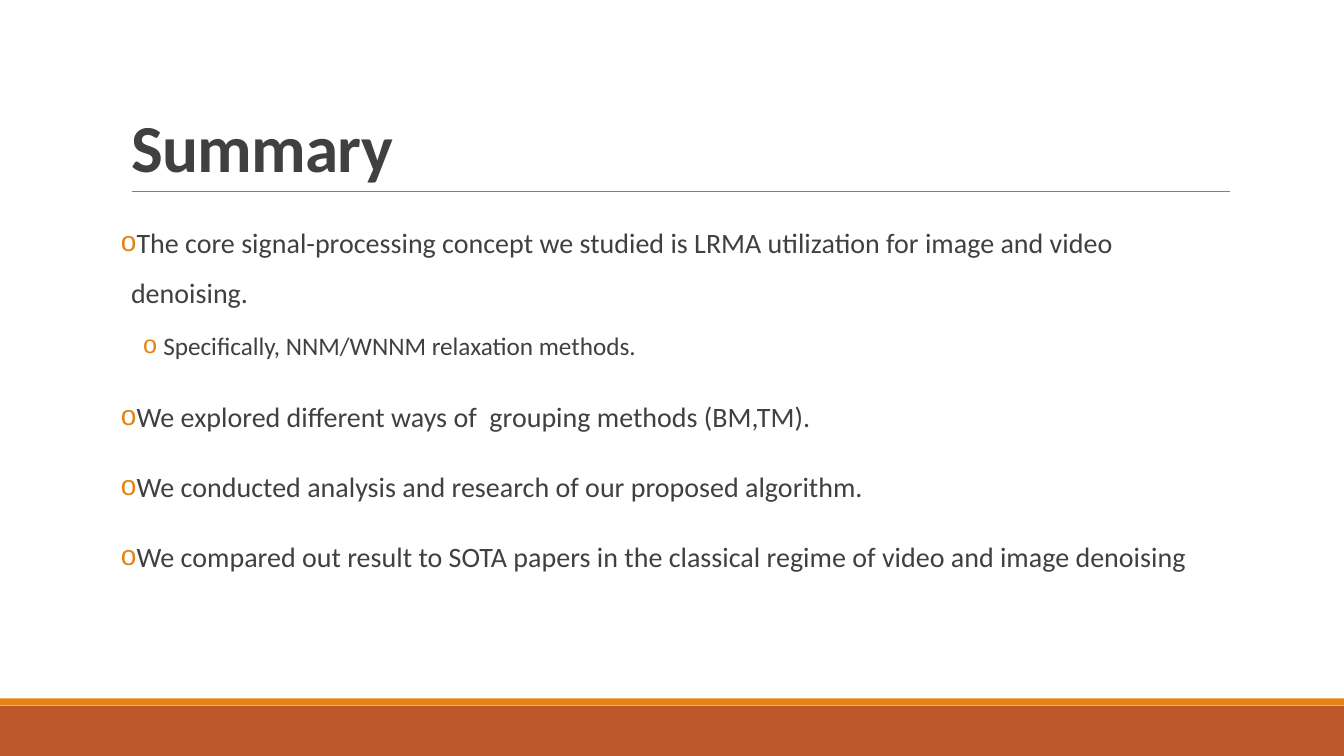
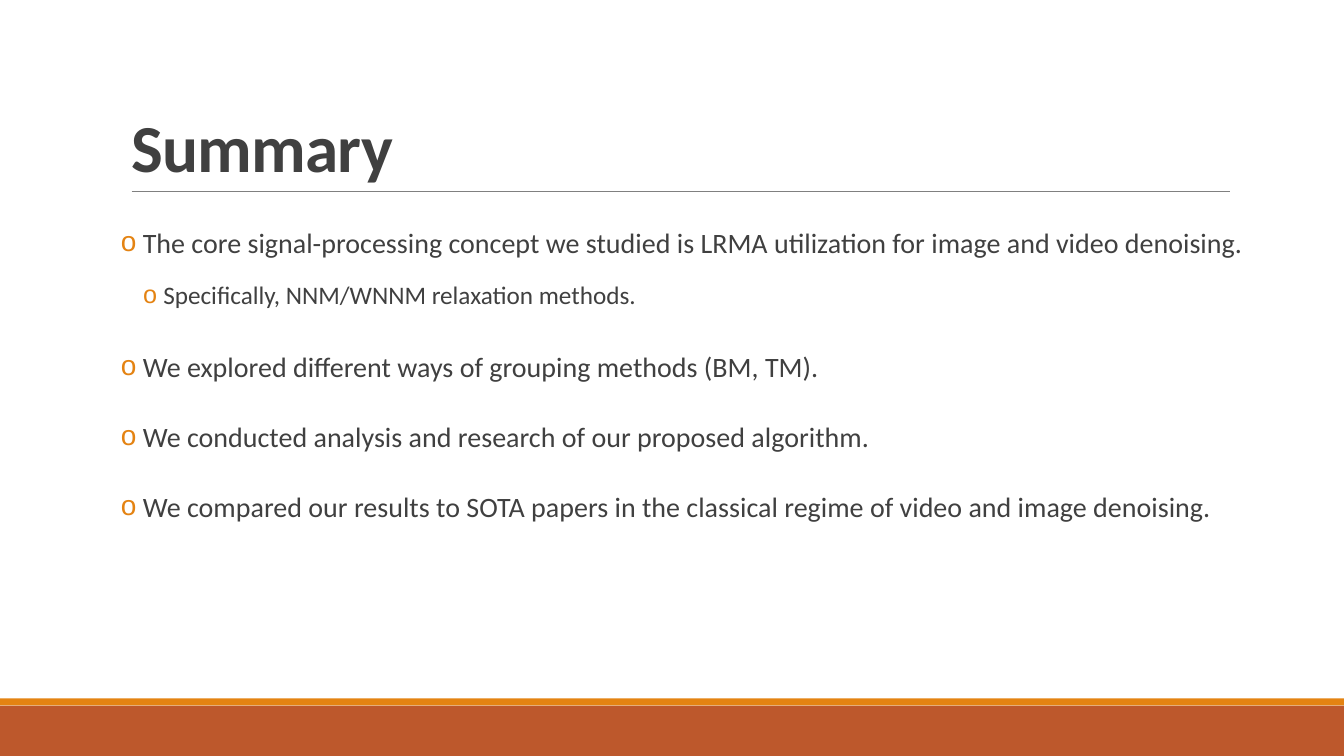
Before and after one commit to roy-hachnochi/WNNM-Video-Denoising, a slide deck: slide 22 of Project Presentation.pptx (slide 18 before the commit). Drawn at 1344x756 pixels with LibreOffice and Linux fonts; fonts in the diff are those of the drawing. Boxes give left, top, right and bottom in pixels: in the first picture for what was removed or moved away, otherwise in the second. Text is boxed around its words. In the diff, an @@ line names an element or a change of style, - is before the commit and + after.

```diff
--- a/Project Presentation.pptx
+++ b/Project Presentation.pptx
@@ text at <box>143,356,818,382</box>: spaces changed @@
-o We explored different ways of grouping methods (BM,TM).
+o We explored different ways of grouping methods (BM, TM).
@@ text at <box>143,497,1210,522</box>: text changed @@
-o We compared out result to SOTA papers in the classical regime of video and image denoising
+o We compared our results to SOTA papers in the classical regime of video and image denoising.
```
Also in this commit, not shown: 15 other slides changed, 4 slides added, 4 other files.
